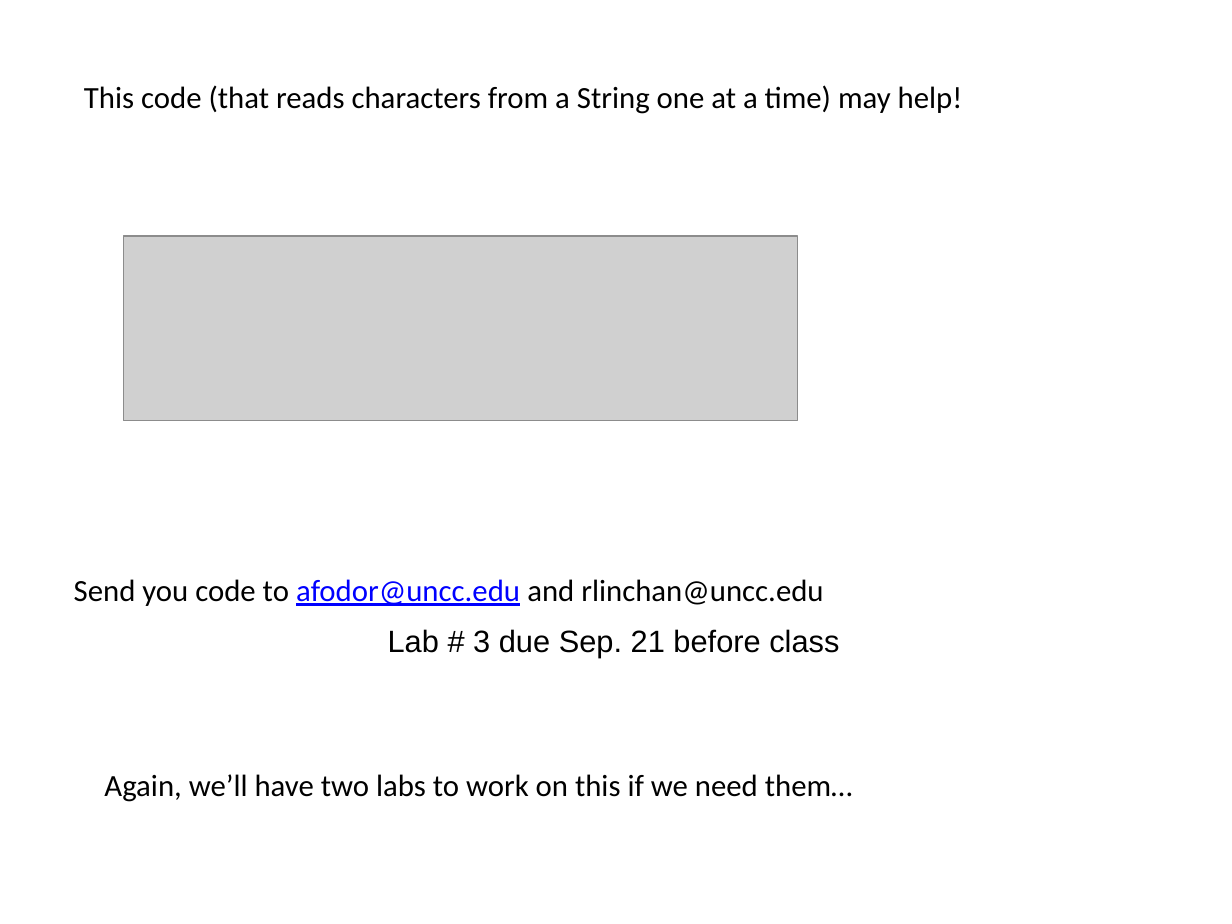
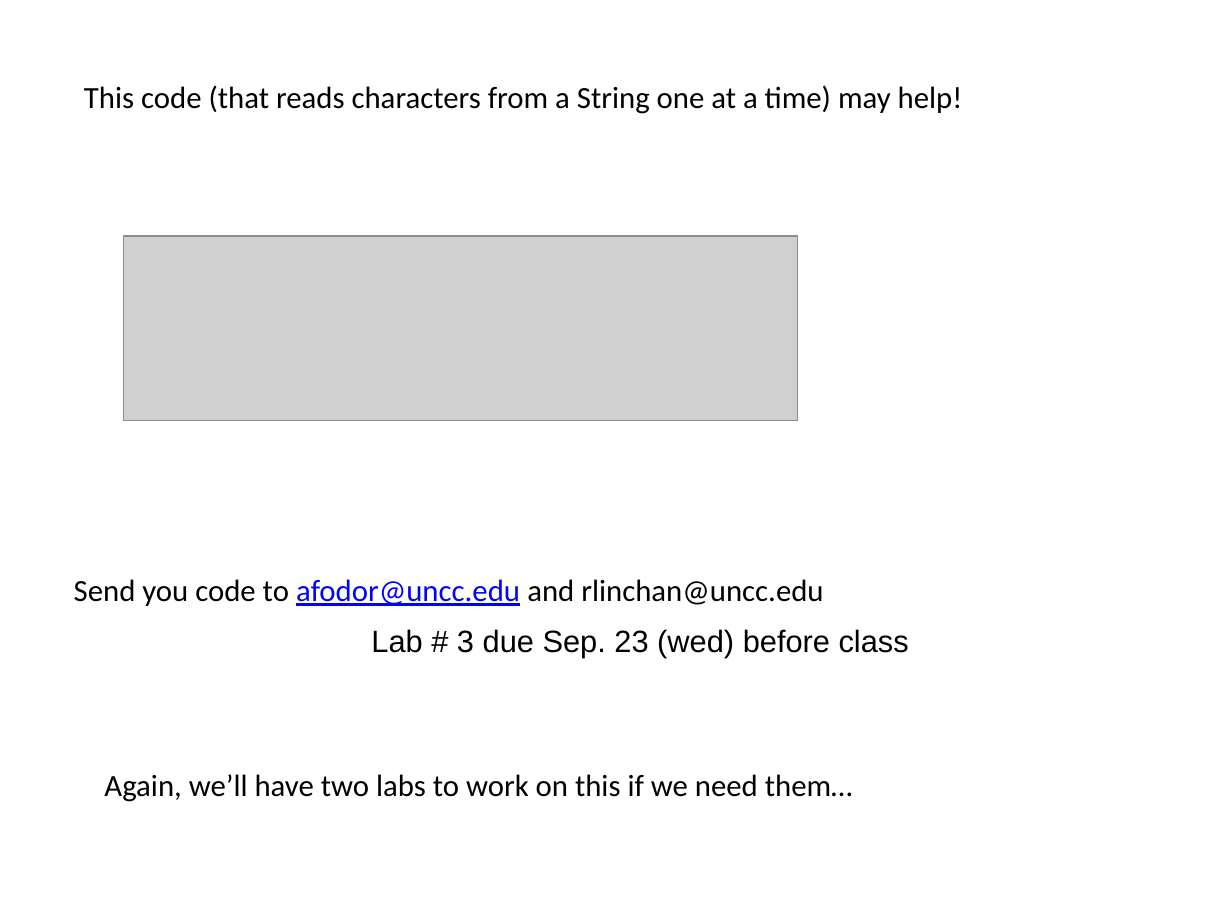
Before and after one commit to afodor/afodor.github.io, a slide deck: slide 5 of classes/prog2015/Lab4.pptx. Drawn at 1232x924 pixels with LibreOffice and Linux fonts; fonts in the diff are those of the drawing; grey boxes stand for pictures. Boxes give left, top, right and bottom in pixels: in the first picture for what was removed or moved away, otherwise in the second. Text is boxed around its words. In the diff, an @@ line names an element or a change of style, - is before the commit and + after.

```diff
--- a/classes/prog2015/Lab4.pptx
+++ b/classes/prog2015/Lab4.pptx
@@ text at [371,629,909,658]: text changed @@
-Lab # 3 due Sep. 21 before class
+Lab # 3 due Sep. 23 (wed) before class
```
Also in this commit, not shown: 1 other slide changed.
